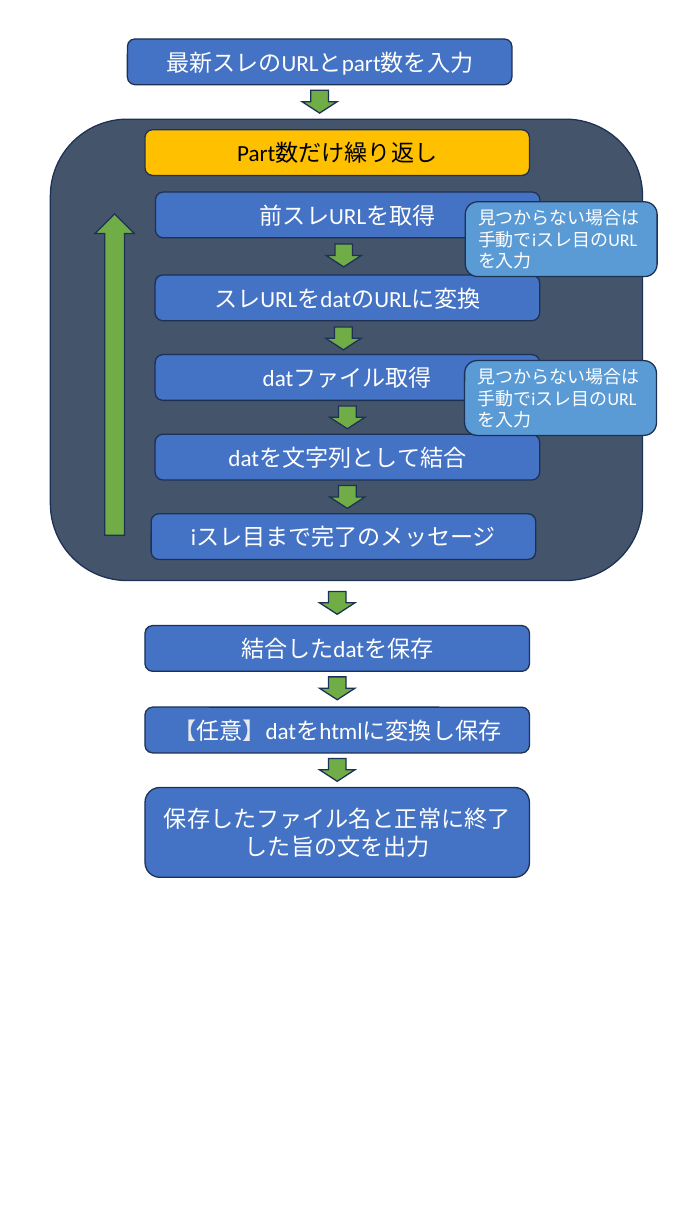
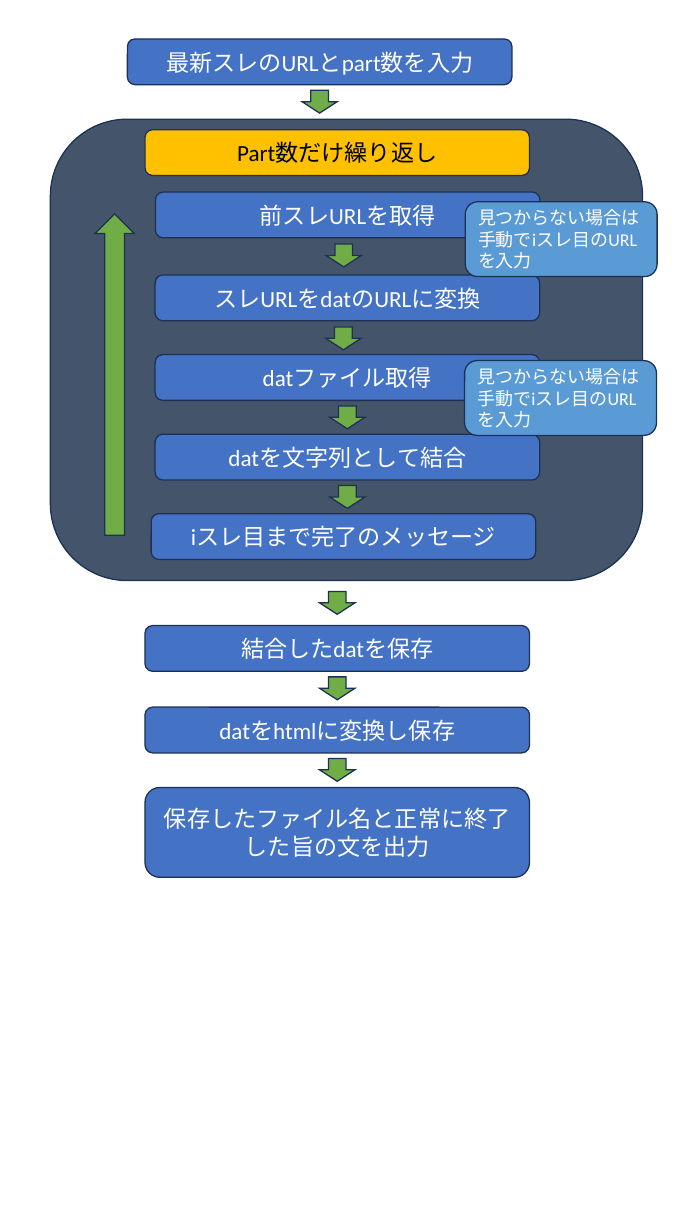
Before and after one commit to r-1317/ThreadConnector, a slide deck: slide 1 of プレゼンテーション1.pptx. Drawn at 693x1232 pixels with LibreOffice and Linux fonts; fonts in the diff are those of the drawing. Boxes give left, top, right and bottom in pixels: in the first picture for what was removed or moved away, otherwise in the second. Text is boxed around its words. In the diff, an @@ line names an element or a change of style, - is before the commit and + after.

```diff
--- a/プレゼンテーション1.pptx
+++ b/プレゼンテーション1.pptx
@@ text in rounded rectangle at <box>219,719,455,741</box>: text changed @@
-【任意】datをhtmlに変換し保存
+datをhtmlに変換し保存
```
Also in this commit, not shown: 9 other files.
